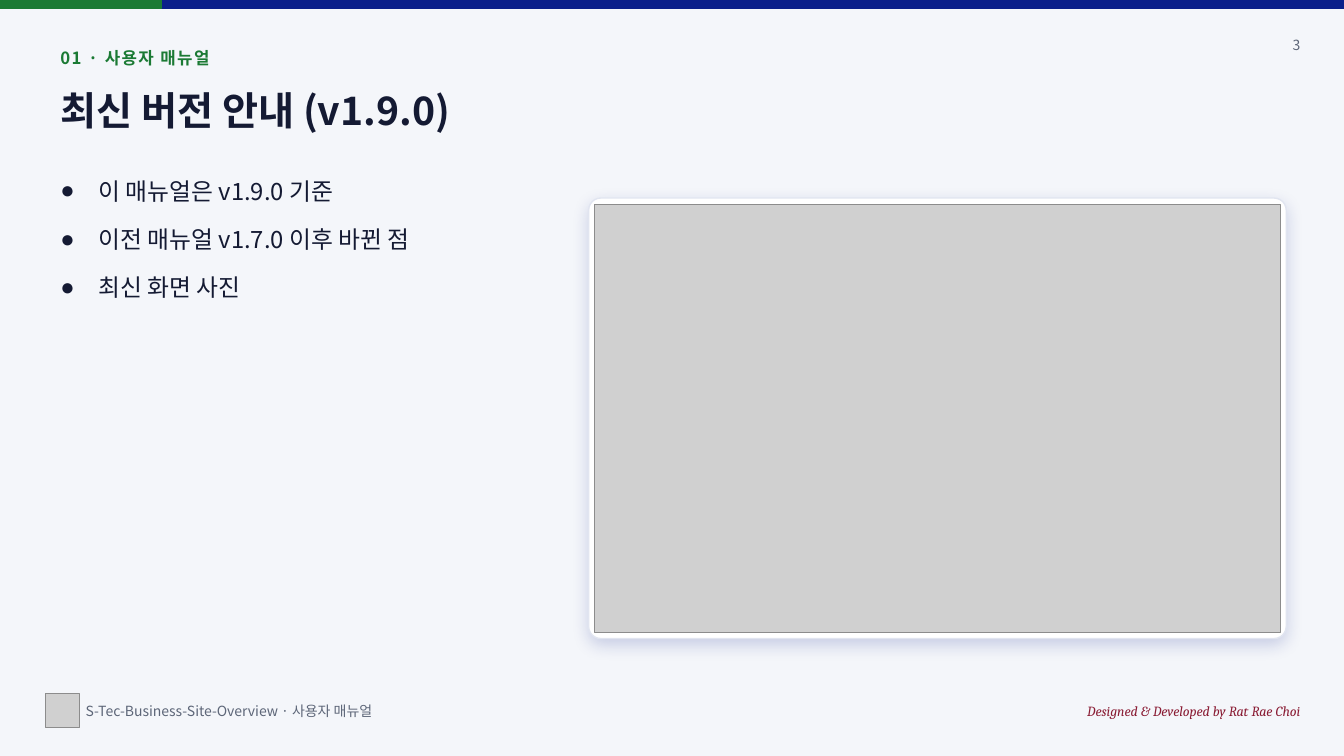
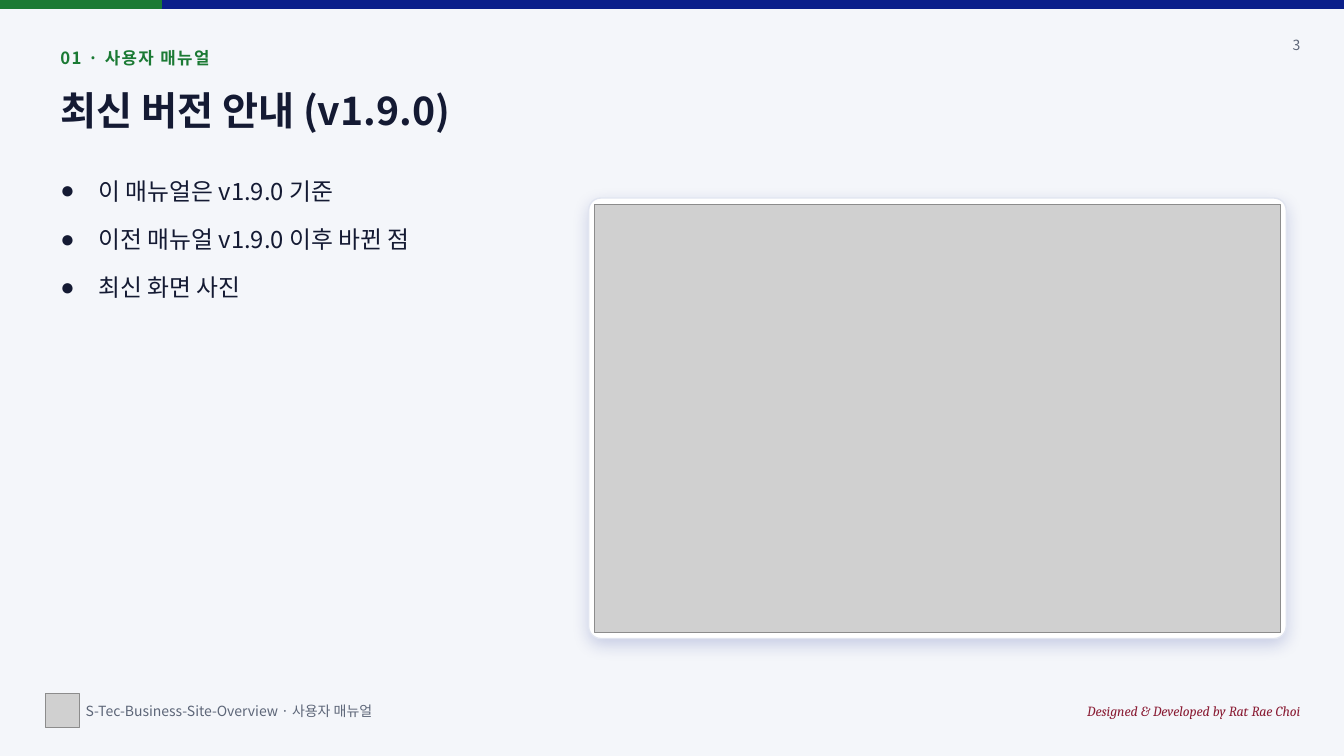
Before and after one commit to sadness500-boop/S-Tec-Business-Site-Overview, a slide deck: slide 3 of docs/S-Tec-Business-Site-Overview_사용자매뉴얼_v1.9.0.pptx. Drawn at 1344x756 pixels with LibreOffice and Linux fonts; fonts in the diff are those of the drawing; grey boxes stand for pictures. Boxes give left, top, right and bottom in pixels: in the first picture for what was removed or moved away, otherwise in the second. Text is boxed around its words. In the diff, an @@ line names an element or a change of style, - is before the commit and + after.

```diff
--- a/docs/S-Tec-Business-Site-Overview_사용자매뉴얼_v1.9.0.pptx
+++ b/docs/S-Tec-Business-Site-Overview_사용자매뉴얼_v1.9.0.pptx
@@ text at bbox=[98, 228, 410, 250]: text changed @@
-● 이전 매뉴얼 v1.7.0 이후 바뀐 점
+● 이전 매뉴얼 v1.9.0 이후 바뀐 점
```
Also in this commit, not shown: 3 other files.
